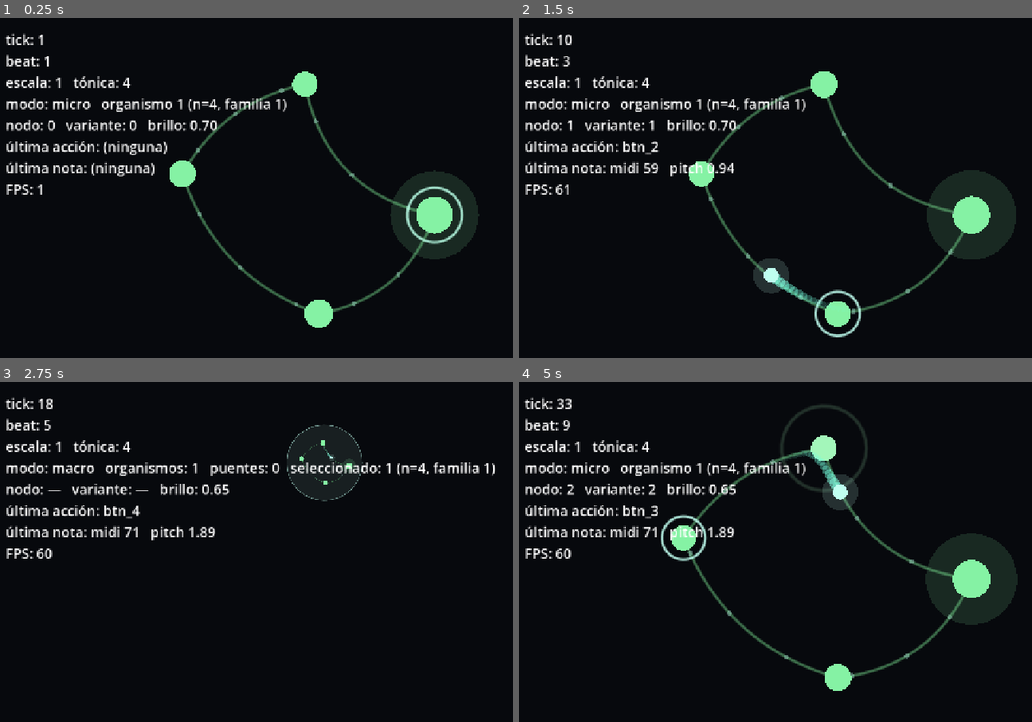
Above: before the commit, frames 1-4 (two rows, left to right).
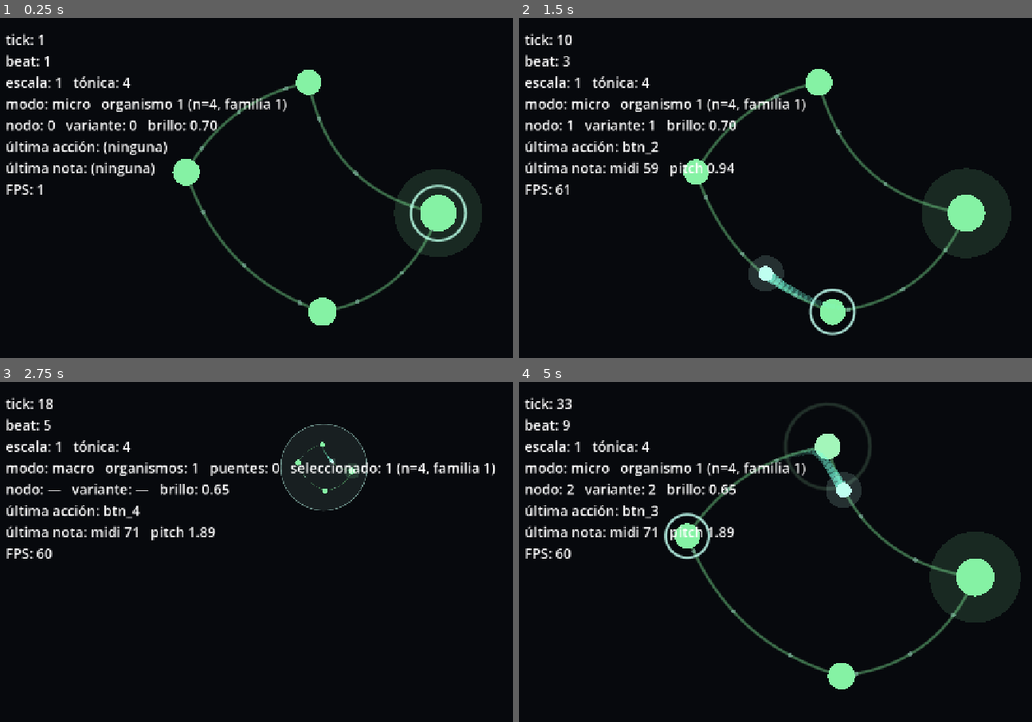
Above: after the commit, the same moments.

Repository: maximorales36-png/Arcumai-Organismo
Game: Godot game, scene res://src/view/main.tscn
Same seed, same stepped clock (60 frames per second), same inputs: the game is played once before the commit and once after it.
Inputs:
- Up to frame 1 (0.25 s): no input
- Up to frame 2 (1.5 s): hold D (joy_right) 0.53-1.28 s; tap H (btn_1) at 0.6 s; tap J (btn_2) at 0.8, 1.35 s; hold S (joy_down) from 1.28 s (still down)
- Up to frame 3 (2.75 s): tap K (btn_3) at 1.55, 2.1 s; release S (joy_down) at 2.03 s; hold D (joy_right) from 2.03 s (still down); tap L (btn_4) at 2.3 s
- Up to frame 4 (5 s): release D (joy_right) at 2.78 s; hold W (joy_up) 2.78-3.53 s; tap L (btn_4) at 2.85 s; tap H (btn_1) at 3.05, 3.6 s; hold A (joy_left) from 3.53 s (still down); tap J (btn_2) at 3.8, 4.35 s; tap K (btn_3) at 4.55 s

The runs differ from the first frame. In frame 1, 3.2% of the frame differs, in the area x 33-94%, y 15-92%; in frame 2, 4.0%; in frame 3, 0.5%; in frame 4, 4.1%, in the area x 27-98%, y 6-91%.

Commit message:
M9: ajustes de Macro y Micro

Diff:
--- a/src/core/config.gd
+++ b/src/core/config.gd
@@ -14,7 +14,10 @@
 # --- Organismo ---
 const N_MIN := 2
 const N_MAX := 8
+# N_DEFAULT es el organismo con el que arranca la sesión; las siembras con B2
+# usan N_SPAWN para que el mundo no crezca siempre con organismos grandes.
 const N_DEFAULT := 4
+const N_SPAWN := 2
 const MIN_EDGE_TICKS := 1
 const MIN_NODE_DIST := 18.0
 const PITCH_SPAN_DEGREES := 8
@@ -31,7 +34,7 @@
 const EDGE_CURVATURE_N2_MAX := 0.35
 
 # --- Mundo ---
-const MAX_ORGANISMS := 5
+const MAX_ORGANISMS := 6
 const MAX_BRIDGES := 6
 const WORLD_SIZE := Vector2(2400.0, 1350.0)
 const MIN_ORG_DISTANCE := 350.0
@@ -54,7 +57,11 @@
 const DRAG_SPEED := 180.0
 const NAV_REPEAT_FIRST_MS := 350
 const NAV_REPEAT_MS := 200
-const DISSOLVE_HOLD_MS := 1000
+const DISSOLVE_HOLD_MS := 600
+# B2 en Macro carga antes de crear el organismo; soltar antes cancela.
+const SPAWN_HOLD_MS := 2000
+# Después de crear un organismo no se puede sembrar otro por este tiempo.
+const SPAWN_COOLDOWN_S := 5.0
 const INACTIVITY_RESET_S := 90.0
 const ZOOM_TIME_S := 0.5
 const BRIGHTNESS_DEFAULT := 0.7
--- a/src/core/organism_model.gd
+++ b/src/core/organism_model.gd
@@ -181,6 +181,20 @@
 		_apply_move(index, moved)
 
 
+# Centro visual del organismo: centro de la caja que encierra sus nodos. La
+# cámara de Micro lo usa para encuadrar la forma completa aunque un nodo se haya
+# arrastrado lejos del origen; no interviene en reglas de tiempo ni de sonido.
+func visual_center() -> Vector2:
+	if nodes.is_empty():
+		return Vector2.ZERO
+	var min_point := nodes[0]
+	var max_point := nodes[0]
+	for node in nodes:
+		min_point = min_point.min(node)
+		max_point = max_point.max(node)
+	return (min_point + max_point) * 0.5
+
+
 # Arranque del nodo i dentro del ciclo (R-16).
 func node_start_of(node_index: int) -> int:
 	return starts[posmod(node_index - origin, n)]
--- a/src/core/world.gd
+++ b/src/core/world.gd
@@ -28,6 +28,10 @@
 var _next_id := 1
 var _next_family := 0
 var _tick := 0
+var _spawn_charging := false
+var _spawn_charge := 0.0
+var _spawn_point := Vector2.ZERO
+var _spawn_cooldown := 0.0
 var _spawning := false
 var _spawn_index := -1
 var _spawn_previous_id := -1
@@ -74,6 +78,33 @@
 	return _spawning
 
 
+# Carga de B2 antes de crear el organismo (R-33). Mientras dura, la vista
+# dibuja el destello en spawn_point().
+func is_spawn_charging() -> bool:
+	return _spawn_charging
+
+
+func spawn_charge_progress() -> float:
+	if not _spawn_charging:
+		return 0.0
+	return clampf(_spawn_charge / (Config.SPAWN_HOLD_MS / 1000.0), 0.0, 1.0)
+
+
+func spawn_point() -> Vector2:
+	return _spawn_point
+
+
+# Enfriamiento posterior a una siembra: bloquea B2 sin cambiar la selección.
+func spawn_cooldown_left() -> float:
+	return _spawn_cooldown
+
+
+# Familia que va a recibir el próximo organismo (R-25): la vista de la carga
+# usa su color para anticipar el destello.
+func next_family() -> int:
+	return _next_family
+
+
 func is_dissolving() -> bool:
 	return _dissolving
 
@@ -91,7 +122,9 @@
 
 # Agrega un organismo ya sonando. La familia rota (R-25) y la posición sale de
 # 20 candidatas que maximizan la distancia mínima a los existentes (R-33).
-func add_organism(node_count: int) -> OrganismState:
+# `at` permite usar el punto que la carga de B2 ya venía mostrando; si se omite,
+# se sortea una posición nueva.
+func add_organism(node_count: int, at: Vector2 = Vector2.INF) -> OrganismState:
 	var organism := OrganismState.new()
 	organism.id = _next_id
 	_next_id += 1
@@ -99,7 +132,7 @@
 	_next_family = (_next_family + 1) % Config.FAMILY_COUNT
 	organism.model = OrganismModel.new(organism.id, node_count, _tick, _rng)
 	organism.session = MicroSession.new(organism.model)
-	organism.position = pick_position(_positions(), _rng)
+	organism.position = at if at != Vector2.INF else pick_position(_positions(), _rng)
 	_retarget_drift(organism)
 	organisms.append(organism)
 	organism_added.emit(organism)
@@ -116,6 +149,10 @@
 # R-30: un empuje elige el organismo vecino en esa dirección. Durante la
 # siembra el joystick izquierda/derecha cambia n en pasos de 1 (R-33).
 func nav_step(direction: Vector2) -> void:
+	# Durante la carga todavía no hay organismo que ajustar ni selección que
+	# mover: el joystick se ignora hasta que el destello completa.
+	if _spawn_charging:
+		return
 	if _spawning:
 		var step := 0
 		if direction.x > 0.0:
@@ -137,11 +174,16 @@
 	select(next)
 
 
-# R-33: B2 crea el organismo en el acto y ya suena. Si no hay lugar, rechazo.
+# R-33: B2 mantiene una carga de SPAWN_HOLD_MS; al completarla se crea el
+# organismo y sigue el ajuste de n hasta soltar. Soltar antes no crea nada.
+# Después de una siembra hay un enfriamiento antes de poder sembrar otra.
 func b2_pressed() -> void:
-	if _spawning:
+	if _spawn_charging or _spawning:
 		return
 	if _dissolving:
+		rejected.emit()
+		return
+	if _spawn_cooldown > 0.0:
 		rejected.emit()
 		return
 	if organisms.size() >= Config.MAX_ORGANISMS:
@@ -150,19 +192,26 @@
 
 	var previous := selected_organism()
 	_spawn_previous_id = previous.id if previous != null else -1
-	add_organism(Config.N_DEFAULT)
-	_spawning = true
-	_spawn_index = organisms.size() - 1
-	select(_spawn_index)
+	_spawn_charging = true
+	_spawn_charge = 0.0
+	# El punto se fija al empezar la carga para que el destello y el organismo
+	# que aparece después coincidan.
+	_spawn_point = pick_position(_positions(), _rng)
 
 
 func b2_released() -> void:
+	if _spawn_charging:
+		_cancel_charge()
 	_spawning = false
 	_spawn_index = -1
 
 
-# R-34: B4 mantiene la disolución. Durante la siembra, B4 cancela (R-33).
+# R-34: B4 mantiene la disolución. Durante la carga o la siembra, B4 cancela
+# (R-33).
 func b4_pressed() -> void:
+	if _spawn_charging:
+		_cancel_charge()
+		return
 	if _spawning:
 		_cancel_spawn()
 		return
@@ -184,7 +233,7 @@
 # R-28: B3 en Macro arma el gesto de puente; la dirección llega como cambio de
 # joystick. Durante una siembra o disolución no hay puente posible.
 func b3_pressed() -> void:
-	if _spawning or _dissolving:
+	if _spawn_charging or _spawning or _dissolving:
 		rejected.emit()
 		return
 	_connecting = true
@@ -203,6 +252,8 @@
 # R-28: B3 mantenido + dirección. El vecino se elige con la misma regla que
 # R-30; si el puente ya existe se quita, y si no hay lugar se rechaza.
 func connect_toward(direction: Vector2) -> void:
+	if _spawn_charging or _spawning or _dissolving:
+		return
 	var source := selected_organism()
 	if source == null:
 		return
@@ -241,6 +292,10 @@
 # decide ningún disparo ni toca el modelo temporal.
 func update(delta: float) -> void:
 	_drift(delta)
+	if _spawn_cooldown > 0.0:
+		_spawn_cooldown = maxf(0.0, _spawn_cooldown - delta)
+	if _spawn_charging:
+		_advance_charge(delta)
 	if not _dissolving:
 		return
 	_dissolve_elapsed += delta
@@ -297,6 +352,27 @@
 	)
 
 
+# La carga completa crea el organismo en el punto que se venía mostrando y
+# arranca el enfriamiento. La selección pasa al organismo nuevo para que el
+# ajuste de n con izquierda/derecha siga funcionando (R-33).
+func _advance_charge(delta: float) -> void:
+	_spawn_charge += delta
+	if _spawn_charge < Config.SPAWN_HOLD_MS / 1000.0:
+		return
+	_spawn_charging = false
+	_spawn_charge = 0.0
+	add_organism(Config.N_SPAWN, _spawn_point)
+	_spawn_cooldown = Config.SPAWN_COOLDOWN_S
+	_spawning = true
+	_spawn_index = organisms.size() - 1
+	select(_spawn_index)
+
+
+func _cancel_charge() -> void:
+	_spawn_charging = false
+	_spawn_charge = 0.0
+
+
 func _change_spawn_n(step: int) -> void:
 	var organism := organisms[_spawn_index]
 	var new_n := clampi(organism.model.n + step, Config.N_MIN, Config.N_MAX)
--- a/src/view/main.gd
+++ b/src/view/main.gd
@@ -11,12 +11,12 @@
 
 # Los placeholders están numerados 1..3 en el archivo (R-25).
 const SAMPLE_PATH := "res://audio/placeholder/family_%d_%d.wav"
-# Cada voz deja 9 dB de headroom: con 5 organismos y puentes la suma de picos
-# supera 0 dBFS. El limitador del Master (default_bus_layout.tres) es la red de
-# seguridad; este margen evita que tenga que trabajar de más (V-11).
+# Cada voz deja 9 dB de headroom: con 6 organismos y puentes la suma de picos
+# puede superar 0 dBFS. El limitador del Master (default_bus_layout.tres) es la
+# red de seguridad; este margen evita que tenga que trabajar de más (V-11).
 const NODE_SAMPLE_DB := -9.0
 # El metrónomo queda bajo para no tapar las notas de los organismos.
-const METRONOME_DB := -18.0
+const METRONOME_DB := -28
 const REJECT_DB := -18.0
 const REJECT_FREQ_HZ := 110.0
 const REJECT_SEC := 0.09
@@ -27,7 +27,8 @@
 # multiplicador cosmético mantiene legibles los nodos en la ventana de
 # desarrollo 1280x720; la calibración final depende de la resolución del
 # arcumai (M9). La cámara de M7 anima el zoom, no cambia esta escala.
-const MACRO_DEBUG_SCALE := 2.5
+# 3.0 agranda los organismos en Macro sin tocar el zoom de Micro.
+const MACRO_DEBUG_SCALE := 3.0
 
 @onready var _tick_label: Label = $Overlay/TickLabel
 @onready var _beat_label: Label = $Overlay/BeatLabel
@@ -41,6 +42,7 @@
 @onready var _world_layer: Node2D = $WorldLayer
 @onready var _voices: VoicePool = $VoicePool
 @onready var _fade: ColorRect = $Fade
+@onready var _deleting_label: Label = $DeletingLabel
 
 var _clock := Clock.new()
 var _router := InputRouter.new()
@@ -59,6 +61,7 @@
 var _views: Dictionary = {}
 var _buses: Dictionary = {}
 var _bridges_view: BridgesView
+var _spawn_view: SpawnView
 
 
 func _ready() -> void:
@@ -71,8 +74,10 @@
 		for variant in Config.VARIANT_COUNT:
 			_samples.append(load(SAMPLE_PATH % [family + 1, variant]))
 
-	# Los puentes se dibujan detrás de los organismos: la vista se agrega antes
-	# que las vistas de organismo y se reusa en cada sesión.
+	# El destello de siembra y los puentes se dibujan detrás de los organismos:
+	# se agregan antes que las vistas de organismo y se reusan en cada sesión.
+	_spawn_view = SpawnView.new()
+	_world_layer.add_child(_spawn_view)
 	_bridges_view = BridgesView.new()
 	_world_layer.add_child(_bridges_view)
 
@@ -109,6 +114,7 @@
 	# El mundo nuevo necesita el tick actual para anclar bien el organismo.
 	_world.set_tick(_clock.tick)
 	_bridges_view.setup(_world, _clock)
+	_spawn_view.setup(_world)
 	_world.organism_added.connect(_on_organism_added)
 	_world.organism_removed.connect(_on_organism_removed)
 	_world.organism_rebuilt.connect(_on_organism_rebuilt)
@@ -144,6 +150,7 @@
 			view.queue_free()
 	_buses.clear()
 	_views.clear()
+	_spawn_view.setup(null)
 	_world = null
 
 
@@ -166,6 +173,7 @@
 		if view != null and view.visible:
 			view.update_visuals(_current_phase_f(organism.model), delta)
 	_bridges_view.update_visuals()
+	_spawn_view.update_visuals(delta)
 	# R-37: la inactividad se mide al final del frame; si vence, el fundido
 	# arranca y el mundo se reconstruye en el punto negro.
 	_reset.update(delta, _router.is_any_active())
@@ -264,7 +272,7 @@
 func _press_in_macro(action: String) -> void:
 	match action:
 		"btn_1":
-			if _world.is_spawning() or _world.is_dissolving():
+			if _world.is_spawning() or _world.is_dissolving() or _world.is_spawn_charging():
 				_reject(_world.selected_organism())
 			else:
 				_enter_micro()
@@ -493,7 +501,10 @@
 	var selected := _world.selected_organism()
 	var center := Config.WORLD_SIZE * 0.5
 	if selected != null:
-		center = center.lerp(selected.position, t)
+		# En Micro se centra el centro visual (caja de los nodos), no el origen:
+		# si un nodo se arrastra lejos, el organismo entero sigue encuadrado.
+		var focus_point := selected.position + selected.model.visual_center() * view_scale
+		center = center.lerp(focus_point, t)
 	var camera_scale := lerpf(fit, micro_zoom, t)
 	_world_layer.scale = Vector2(camera_scale, camera_scale)
 	_world_layer.position = size * 0.5 - center * camera_scale
@@ -510,6 +521,9 @@
 		# al agrandarse la cámara queda un círculo enorme alrededor del organismo.
 		view.set_aura_strength(clampf(1.0 - t * 2.0, 0.0, 1.0) if is_selected else 0.0)
 		view.set_selection(organism.session.selected if (is_selected and _mode == MODE_MICRO) else -1)
+		# R-22: las flechas de arrastre solo tienen sentido en Micro con B1
+		# apretado sobre el organismo enfocado.
+		view.set_drag_hint(is_selected and _mode == MODE_MICRO and organism.session.is_dragging())
 
 
 # Suaviza el arranque y la llegada de la cámara. La forma no está fijada por la
@@ -529,6 +543,19 @@
 		if _mode == MODE_MACRO and _world.is_dissolving() and organism == _world.selected_organism():
 			target = 1.0 - 0.85 * _world.dissolve_progress()
 		view.set_fade_target(target)
+	_update_deleting_label()
+
+
+# R-34: mientras se mantiene B4 en Macro, el aviso "borrando" aparece abajo al
+# centro con el color del organismo y se intensifica con el progreso.
+func _update_deleting_label() -> void:
+	var organism := _world.selected_organism()
+	var deleting := _mode == MODE_MACRO and _world.is_dissolving() and organism != null
+	_deleting_label.visible = deleting
+	if not deleting:
+		return
+	_deleting_label.add_theme_color_override("font_color", OrganismView.family_node_color(organism.family))
+	_deleting_label.modulate.a = 0.55 + 0.45 * _world.dissolve_progress()
 
 
 func _update_labels() -> void:
--- a/src/view/main.tscn
+++ b/src/view/main.tscn
@@ -70,8 +70,27 @@
 theme_override_font_sizes/font_size = 28
 text = "FPS: 0"
 
+[node name="DeletingLabel" type="Label" parent="."]
+layout_mode = 1
+anchors_preset = 7
+anchor_left = 0.5
+anchor_top = 1.0
+anchor_right = 0.5
+anchor_bottom = 1.0
+offset_left = -200.0
+offset_top = -90.0
+offset_right = 200.0
+offset_bottom = -40.0
+grow_horizontal = 2
+grow_vertical = 0
+visible = false
+theme_override_font_sizes/font_size = 36
+text = "borrando"
+horizontal_alignment = 1
+vertical_alignment = 1
+
 [node name="Metronome" type="AudioStreamPlayer" parent="." unique_id=1698939615]
-volume_db = -20.0
+volume_db = -80.0
 
 [node name="VoicePool" type="Node" parent="." unique_id=1724511778]
 script = ExtResource("3_pool")
--- a/src/view/organism_view.gd
+++ b/src/view/organism_view.gd
@@ -42,6 +42,13 @@
 # Anillo de selección: el nodo que el joystick está apuntando (Micro).
 const SELECTION_GAP := 6.0
 const SELECTION_WIDTH := 1.5
+
+# Flechas de arrastre (R-22): aparecen mientras B1 está apretado para indicar
+# que el joystick puede mover el nodo en cualquier dirección.
+const DRAG_ARROW_LENGTH := 14.0
+const DRAG_ARROW_HEAD := 5.0
+const DRAG_ARROW_WIDTH := 2.0
+const DRAG_ARROW_PULSE_HZ := 2.0
 
 # Aura de Macro: el organismo seleccionado (DISENO 5.3).
 const AURA_GAP := 14.0
@@ -66,6 +73,7 @@
 var _trail: Array[Vector2] = []
 var _flash: Array[float] = []
 var _selected := -1
+var _drag_hint := false
 var _aura_strength := 0.0
 var _fade_target := 1.0
 var _shake_node := -1
@@ -82,6 +90,7 @@
 	_trail.clear()
 	_has_head = false
 	_selected = -1
+	_drag_hint = false
 	_aura_strength = 0.0
 	_shake_node = -1
 	_shake_whole = false
@@ -94,6 +103,15 @@
 # Anillo del nodo seleccionado en Micro; -1 lo apaga.
 func set_selection(node_index: int) -> void:
 	_selected = node_index
+	queue_redraw()
+
+
+# R-22: mientras B1 está apretado, el nodo seleccionado muestra flechas de
+# arrastre. Es una ayuda visual, no cambia la regla de movimiento.
+func set_drag_hint(value: bool) -> void:
+	if _drag_hint == value:
+		return
+	_drag_hint = value
 	queue_redraw()
 
 
@@ -223,6 +241,8 @@
 		if i == _selected:
 			# El anillo dice qué nodo va a recibir el próximo gesto.
 			draw_arc(node, radius + SELECTION_GAP, 0.0, TAU, 40, Color(_pulse_color(), 0.85), SELECTION_WIDTH, true)
+			if _drag_hint:
+				_draw_drag_arrows(node, radius)
 		if is_origin:
 			draw_circle(node, radius * ORIGIN_HALO, Color(color, 0.14))
 		if _flash[i] > 0.0:
@@ -230,6 +250,23 @@
 			var wave := 1.0 - _flash[i]
 			draw_arc(node, radius + wave * WAVE_RADIUS, 0.0, TAU, 32, Color(color, _flash[i] * 0.7), 2.0, true)
 		draw_circle(node, radius, color)
+
+
+# Cuatro flechas alrededor del nodo seleccionado. El pulso lento de opacidad
+# las hace notar sin tapar la geometría ni el anillo de selección.
+func _draw_drag_arrows(center: Vector2, radius: float) -> void:
+	var alpha := 0.55 + 0.35 * sin(_time * TAU * DRAG_ARROW_PULSE_HZ)
+	var color := Color(_pulse_color(), clampf(alpha, 0.0, 1.0))
+	var start_radius := radius + SELECTION_GAP + 3.0
+	var directions: Array[Vector2] = [Vector2.UP, Vector2.DOWN, Vector2.LEFT, Vector2.RIGHT]
+	for direction in directions:
+		var tail := center + direction * start_radius
+		var tip := tail + direction * DRAG_ARROW_LENGTH
+		var back := -direction
+		var side := Vector2(-direction.y, direction.x)
+		draw_line(tail, tip, color, DRAG_ARROW_WIDTH, true)
+		draw_line(tip, tip + back * DRAG_ARROW_HEAD + side * DRAG_ARROW_HEAD * 0.7, color, DRAG_ARROW_WIDTH, true)
+		draw_line(tip, tip + back * DRAG_ARROW_HEAD - side * DRAG_ARROW_HEAD * 0.7, color, DRAG_ARROW_WIDTH, true)
 
 
 func _draw_pulse() -> void:
@@ -300,6 +337,12 @@
 	return Color.from_hsv(fposmod(family_hue(family) + 0.08, 1.0), 0.25, 1.0)
 
 
+# Color de los nodos de una familia: lo usan el aviso de borrado y el destello
+# de siembra para anticipar el color del organismo.
+static func family_node_color(family: int) -> Color:
+	return Color.from_hsv(family_hue(family), 0.45, 0.95)
+
+
 # La cola usa el matiz saturado: a baja opacidad el color pálido se ve gris.
 func _trail_color() -> Color:
 	return Color.from_hsv(fposmod(_base_hue + 0.08, 1.0), 0.55, 1.0)
--- /dev/null
+++ b/src/view/spawn_view.gd
@@ -0,0 +1,51 @@
+# Destello de siembra (R-33): mientras B2 se mantiene en Macro, un resplandor
+# crece en el punto donde va a aparecer el organismo. El progreso lo decide
+# World (spawn_charge_progress); esta vista solo lo dibuja y nunca toca reglas.
+# Recibe el mundo con setup() y avanza con update_visuals(delta).
+
+class_name SpawnView
+extends Node2D
+
+const CORE_RADIUS_MIN := 6.0
+const CORE_RADIUS_MAX := 30.0
+const HALO_RADIUS_MIN := 24.0
+const HALO_RADIUS_MAX := 130.0
+const PULSE_HZ := 3.0
+const PULSE_DEPTH := 0.08
+const HALO_ALPHA_MIN := 0.05
+const HALO_ALPHA_MAX := 0.30
+const RING_WIDTH := 2.5
+
+var _world: World
+var _time := 0.0
+
+
+func setup(world: World) -> void:
+	_world = world
+	visible = false
+
+
+func update_visuals(delta: float) -> void:
+	if _world == null or not _world.is_spawn_charging():
+		visible = false
+		return
+	_time += delta
+	visible = true
+	position = _world.spawn_point()
+	queue_redraw()
+
+
+func _draw() -> void:
+	if _world == null:
+		return
+	var progress := _world.spawn_charge_progress()
+	var color := OrganismView.family_node_color(_world.next_family())
+	var pulse := 1.0 + PULSE_DEPTH * sin(_time * TAU * PULSE_HZ)
+	var halo := lerpf(HALO_RADIUS_MIN, HALO_RADIUS_MAX, progress) * pulse
+	var core := lerpf(CORE_RADIUS_MIN, CORE_RADIUS_MAX, progress) * pulse
+
+	# Tres capas: halo tenue, núcleo y anillo. El crecimiento y el brillo leen
+	# como una carga que está por completarse.
+	draw_circle(Vector2.ZERO, halo, Color(color, lerpf(HALO_ALPHA_MIN, HALO_ALPHA_MAX, progress)))
+	draw_circle(Vector2.ZERO, core, Color(color, 0.15 + 0.35 * progress))
+	draw_arc(Vector2.ZERO, core, 0.0, TAU, 48, Color(color, 0.55 + 0.40 * progress), RING_WIDTH, true)
--- a/tests/test_world.gd
+++ b/tests/test_world.gd
@@ -1,14 +1,15 @@
-# Test de la siembra en Macro (R-33): T-17.
+# Test de la siembra en Macro (R-33): T-17 y T-23 (propuesto).
 # Verifica que n se recorta a [N_MIN, N_MAX] al cambiarlo en vivo, que la
-# posición elegida respeta MIN_ORG_DISTANCE cuando hay lugar y que el tope de
-# organismos produce rechazo. Usa semillas fijas e inyectadas.
+# posición elegida respeta MIN_ORG_DISTANCE cuando hay lugar, que el tope de
+# organismos produce rechazo y que la carga de B2 y su enfriamiento se respetan.
+# Usa semillas fijas e inyectadas.
 # Contrato: `extends RefCounted` con `run() -> Array[Dictionary]`.
 
 extends RefCounted
 
 
 func run() -> Array[Dictionary]:
-	return [_t17()]
+	return [_t17(), _t23()]
 
 
 func _t17() -> Dictionary:
@@ -21,7 +22,7 @@
 	problem = _max_organisms_rejects()
 	if problem != "":
 		return _fail(problem)
-	return _ok("T-17", "n recortado a [2, 8], posición con MIN_ORG_DISTANCE y tope de organismos")
+	return _ok("T-17", "n recortado a [2, 8], posición con MIN_ORG_DISTANCE, N_SPAWN y tope de organismos")
 
 
 func _make_world(seed_value: int) -> World:
@@ -36,8 +37,17 @@
 	world.add_organism(Config.N_DEFAULT)
 	world.select(0)
 	world.b2_pressed()
+	if not world.is_spawn_charging():
+		return "B2 no arrancó la carga de siembra"
+	if world.count() != 1:
+		return "la siembra creó el organismo antes de completar la carga"
+
+	world.update(Config.SPAWN_HOLD_MS / 1000.0)
 	if world.count() != 2:
-		return "la siembra no agregó un organismo"
+		return "la carga de siembra no agregó un organismo"
+	var spawned := world.selected_organism()
+	if spawned == null or spawned.model.n != Config.N_SPAWN:
+		return "la siembra no usó N_SPAWN como default"
 
 	for i in 20:
 		world.nav_step(Vector2.LEFT)
@@ -100,6 +110,57 @@
 	return ""
 
 
+# R-33 (nuevo): soltar B2 antes de SPAWN_HOLD_MS no crea nada y, una vez
+# creado un organismo, B2 queda bloqueado durante SPAWN_COOLDOWN_S.
+func _t23() -> Dictionary:
+	var world := _make_world(400)
+	world.add_organism(Config.N_DEFAULT)
+	world.select(0)
+
+	world.b2_pressed()
+	world.update(Config.SPAWN_HOLD_MS / 2000.0)
+	if not world.is_spawn_charging():
+		return _fail_t23("la carga terminó antes de SPAWN_HOLD_MS")
+	world.b2_released()
+	if world.count() != 1:
+		return _fail_t23("soltar B2 antes de la carga creó un organismo")
+	if world.is_spawn_charging():
+		return _fail_t23("soltar B2 no canceló la carga")
+
+	world.b2_pressed()
+	world.update(Config.SPAWN_HOLD_MS / 1000.0)
+	world.b2_released()
+	if world.count() != 2:
+		return _fail_t23("la carga completa no creó el organismo")
+
+	var rejected := [false]
+	var handler := func() -> void:
+		rejected[0] = true
+	world.rejected.connect(handler)
+	world.b2_pressed()
+	world.rejected.disconnect(handler)
+	if not rejected[0]:
+		return _fail_t23("el enfriamiento no rechazó una siembra inmediata")
+	if world.count() != 2:
+		return _fail_t23("el enfriamiento agregó un organismo igual")
+
+	world.update(Config.SPAWN_COOLDOWN_S + 0.01)
+	world.b2_pressed()
+	if not world.is_spawn_charging():
+		return _fail_t23("el enfriamiento no terminó a los SPAWN_COOLDOWN_S")
+	world.b2_released()
+
+	return {
+		"id": "T-23 (propuesto)",
+		"ok": true,
+		"detail": "la carga de siembra cancela al soltar y el enfriamiento bloquea B2",
+	}
+
+
+func _fail_t23(detail: String) -> Dictionary:
+	return {"id": "T-23 (propuesto)", "ok": false, "detail": detail}
+
+
 func _ok(test_id: String, detail: String) -> Dictionary:
 	return {"id": test_id, "ok": true, "detail": detail}
 
Not shown, added: src/view/spawn_view.gd.uid
Not shown, changed: DISENO.md
Not shown, changed: INSTRUCTIVO.md
